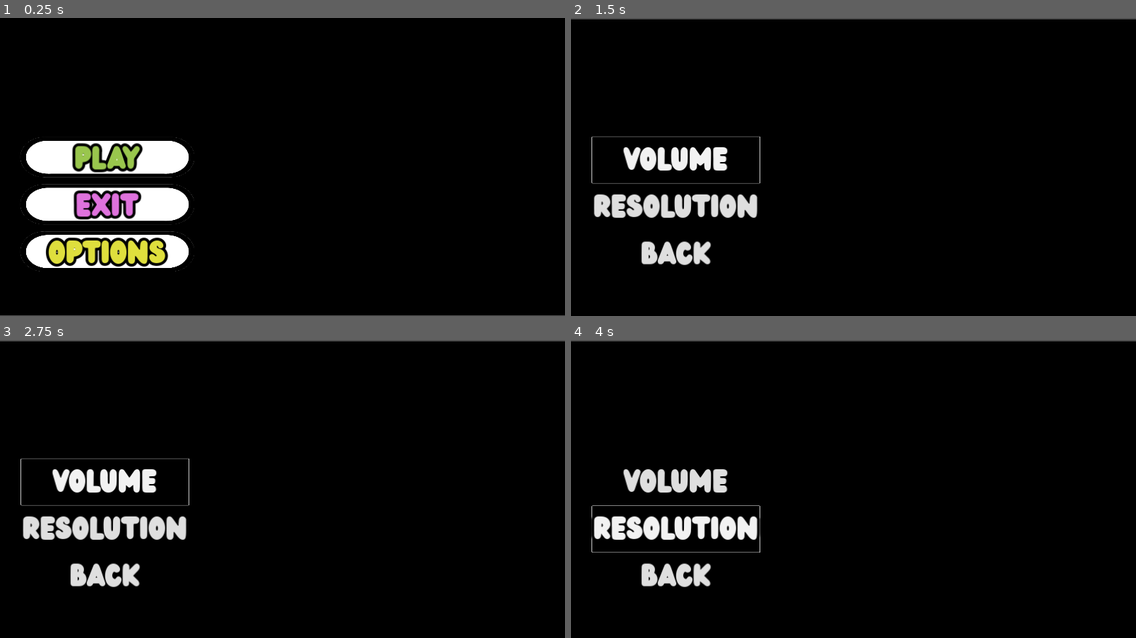
Above: before the commit, frames 1-4 (two rows, left to right).
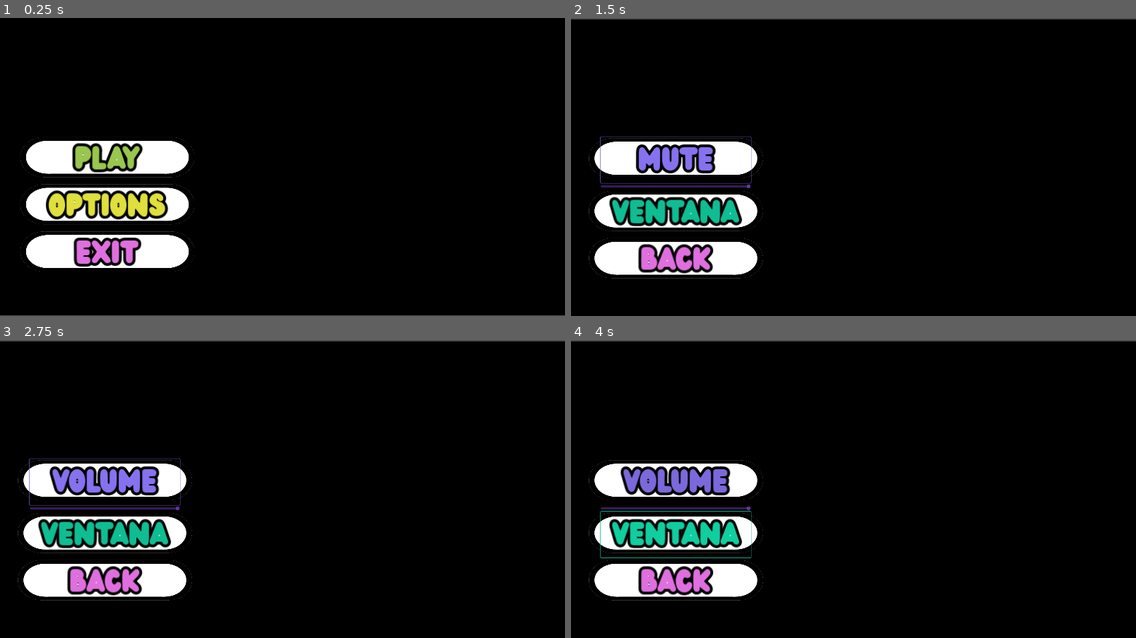
Above: after the commit, the same moments.

Repository: pablo4licante/gamejam-25
Game: Godot game, scene res://menu/src_menu.tscn
Two runs of this game, one before a commit and one after it. Both use one fixed random seed, a clock stepped at 60 frames per second and the inputs below. Video files are missing from this copy of the repository; at most half a second of black plays in their place.
Inputs (mouse positions are in pixels of both pictures, inside the frame that each line leads up to):
- Up to frame 1 (0.25 s): no input
- Up to frame 2 (1.5 s): click "OPTIONS" at 0.5 s; click "VOLUME" at 1.25 s
- Up to frame 3 (2.75 s): click "VOLUME" (after the commit: "MUTE") at 2 s
- Up to frame 4 (4 s): click (678, 527) at 2.75 s, where only the run before the commit has a clickable "RESOLUTION"; click (678, 533) at 3.5 s, where only the run after the commit has a clickable "FULL"

The runs differ from the first frame. In frame 1, 3.8% of the frame differs, in the area x 8-30%, y 57-84%; in frame 2, 8.9%, in the area x 3-34%, y 39-88%; in frame 3, 8.9%; in frame 4, 8.6%.

Commit message:
Menú:
Opciones del Menú: Navegación simplificada.
Paleta de Colores: Diseño coherente y atractivo.
Funcionalidad: Mejor rendimiento y usabilidad.
Barra de Volumen: Control de audio integrado.
Scripts para Botones: Respuestas rápidas y eficientes.

Diff:
--- a/menu/pompastic_lb.gd
+++ /dev/null
@@ -1,54 +0,0 @@
-extends Label
-
-var time: float = 0
-var shake_strength: float = 1.5
-var original_position: Vector2
-var original_scale: Vector2
-var tween: Tween
-
-func _ready() -> void:
-	original_position = position
-	original_scale = scale
-	start_animations()
-
-func start_animations() -> void:
-	tween = create_tween().set_loops()
-	tween.set_parallel(true)
-	tween.set_trans(Tween.TRANS_SINE)
-	tween.set_ease(Tween.EASE_IN_OUT)
-
-	# Secuencia de escala más elaborada
-	var sequence = [
-		original_scale * 1.25,  # 25% más grande
-		original_scale * 0.95,  # 5% más pequeño
-		original_scale * 1.15,  # 15% más grande
-		original_scale * 0.98,  # Casi normal
-		original_scale * 1.1    # 10% más grande
-	]
-
-	for target_scale in sequence:
-		tween.tween_property(self, "scale", target_scale, 1.5)  # 1.5 segundos cada cambio
-
-	# Rotación ondulante
-	tween.tween_property(self, "rotation_degrees", 4, 3.0)
-	tween.chain().tween_property(self, "rotation_degrees", -4, 3.0)
-	tween.chain().tween_property(self, "rotation_degrees", 0, 3.0)
-
-func _process(delta: float) -> void:
-	time += delta * 2.0  # Muy lento
-
-	# Movimiento ondulante más complejo
-	var shake_offset = Vector2(
-		sin(time) * cos(time * 0.5) * shake_strength,
-		cos(time * 0.7) * sin(time * 0.3) * shake_strength
-	)
-
-	position = original_position + shake_offset
-
-# Efecto adicional de color (opcional)
-func _add_color_effect() -> void:
-	var color_tween = create_tween().set_loops()
-
-	# Cambia sutilmente el brillo
-	color_tween.tween_property(self, "modulate", Color(1.1, 1.1, 1.1, 1), 2.0)
-	color_tween.tween_property(self, "modulate", Color(1, 1, 1, 1), 2.0)
--- /dev/null
+++ b/menu/script/Mute_Volum.gd
@@ -0,0 +1,30 @@
+extends Button
+
+# Variable para rastrear el estado del sonido
+var is_muted = false
+
+# Nodo del bus de audio (asumiendo que usamos el bus "Master")
+var master_bus = AudioServer.get_bus_index("Master")
+
+func _ready():
+	# Configuración inicial del texto del botón
+	_update_button_text()
+	# Conectar la señal pressed del botón a la función _on_button_pressed
+	pressed.connect(_on_button_pressed)
+
+func _on_button_pressed():
+	# Cambiar el estado de mute
+	is_muted = !is_muted
+
+	# Aplicar el mute al bus de audio
+	AudioServer.set_bus_mute(master_bus, is_muted)
+
+	# Actualizar el texto del botón
+	_update_button_text()
+
+func _update_button_text():
+	# Cambiar el texto según el estado
+	if is_muted:
+		text = "MUTE"
+	else:
+		text = "VOLUME"
--- /dev/null
+++ b/menu/script/button_windous.gd
@@ -0,0 +1,30 @@
+extends Button
+
+# Variable para rastrear el estado de pantalla completa
+var is_fullscreen = true
+
+func _ready():
+	# Configuración inicial del texto del botón
+	_update_button_text()
+	# Conectar la señal pressed del botón a la función _on_button_pressed
+	pressed.connect(_on_button_pressed)
+
+func _on_button_pressed():
+	# Alternar entre pantalla completa y modo ventana
+	is_fullscreen = !is_fullscreen
+
+	# Usar if normal en lugar del operador ternario
+	if is_fullscreen:
+		DisplayServer.window_set_mode(DisplayServer.WINDOW_MODE_FULLSCREEN)
+	else:
+		DisplayServer.window_set_mode(DisplayServer.WINDOW_MODE_WINDOWED)
+
+	# Actualizar el texto del botón
+	_update_button_text()
+
+func _update_button_text():
+	# Cambiar el texto según el estado
+	if is_fullscreen:
+		text = "VENTANA"
+	else:
+		text = "FULL"
--- /dev/null
+++ b/menu/script/h_slider_volume.gd
@@ -0,0 +1,22 @@
+extends Slider
+
+var master_bus = AudioServer.get_bus_index("Master")
+@onready var volume_label = $Label  # Asegúrate de tener un Label como hijo del slider
+
+func _ready():
+	min_value = -30
+	max_value = 0
+	step = 0.5
+
+	value = AudioServer.get_bus_volume_db(master_bus)
+	_update_volume_label(value)
+
+	value_changed.connect(_on_value_changed)
+
+func _on_value_changed(new_value):
+	AudioServer.set_bus_volume_db(master_bus, new_value)
+	_update_volume_label(new_value)
+
+func _update_volume_label(vol):
+	if volume_label:
+		volume_label.text = "Volumen: %d dB" % vol
--- /dev/null
+++ b/menu/src_menu.gd
@@ -0,0 +1,9 @@
+extends Control
+
+# Called when the node enters the scene tree for the first time.
+func _ready() -> void:
+	DisplayServer.window_set_mode(DisplayServer.WINDOW_MODE_FULLSCREEN)
+
+# Called every frame. 'delta' is the elapsed time since the previous frame.
+func _process(delta: float) -> void:
+	pass
--- a/menu/src_menu.tscn
+++ b/menu/src_menu.tscn
@@ -1,16 +1,73 @@
-[gd_scene load_steps=11 format=3 uid="uid://b13n4xvr2ka2r"]
+[gd_scene load_steps=12 format=3 uid="uid://b13n4xvr2ka2r"]
 
+[ext_resource type="Script" path="res://menu/src_menu.gd" id="1_4cere"]
 [ext_resource type="Script" path="res://menu/script/button_play.gd" id="1_5mvi7"]
 [ext_resource type="FontFile" uid="uid://qicc4vvx1k2c" path="res://menu/fonts/Wedges.ttf" id="1_haafw"]
 [ext_resource type="VideoStream" path="res://menu/UI/interfaz_animada_sin_botones.ogv" id="1_kfrcb"]
 [ext_resource type="Script" path="res://menu/script/button_exit.gd" id="2_s6cea"]
-[ext_resource type="Script" path="res://menu/pompastic_lb.gd" id="3_3on6g"]
 [ext_resource type="Texture2D" uid="uid://3g88ljqye5i1" path="res://menu/UI/boton.png" id="3_pmu4n"]
 [ext_resource type="Script" path="res://menu/script/button_options.gd" id="3_xjdjr"]
 
 [sub_resource type="CanvasItemMaterial" id="CanvasItemMaterial_or572"]
 resource_name = "blanco_butt"
 light_mode = 1
+
+[sub_resource type="GDScript" id="GDScript_xe8tb"]
+script/source = "extends Label
+
+var time: float = 0
+var shake_strength: float = 1.5
+var original_position: Vector2
+var original_scale: Vector2
+var tween: Tween
+
+func _ready() -> void:
+	original_position = position
+	original_scale = scale
+	start_animations()
+
+func start_animations() -> void:
+	tween = create_tween().set_loops()
+	tween.set_parallel(true)
+	tween.set_trans(Tween.TRANS_SINE)
+	tween.set_ease(Tween.EASE_IN_OUT)
+
+	# Secuencia de escala más elaborada
+	var sequence = [
+		original_scale * 1.25,  # 25% más grande
+		original_scale * 0.95,  # 5% más pequeño
+		original_scale * 1.15,  # 15% más grande
+		original_scale * 0.98,  # Casi normal
+		original_scale * 1.1    # 10% más grande
+	]
+
+	for target_scale in sequence:
+		tween.tween_property(self, \"scale\", target_scale, 1.5)  # 1.5 segundos cada cambio
+
+	# Rotación ondulante
+	tween.tween_property(self, \"rotation_degrees\", 4, 3.0)
+	tween.chain().tween_property(self, \"rotation_degrees\", -4, 3.0)
+	tween.chain().tween_property(self, \"rotation_degrees\", 0, 3.0)
+
+func _process(delta: float) -> void:
+	time += delta * 2.0  # Muy lento
+
+	# Movimiento ondulante más complejo
+	var shake_offset = Vector2(
+		sin(time) * cos(time * 0.5) * shake_strength,
+		cos(time * 0.7) * sin(time * 0.3) * shake_strength
+	)
+
+	position = original_position + shake_offset
+
+# Efecto adicional de color (opcional)
+func _add_color_effect() -> void:
+	var color_tween = create_tween().set_loops()
+
+	# Cambia sutilmente el brillo
+	color_tween.tween_property(self, \"modulate\", Color(1.1, 1.1, 1.1, 1), 2.0)
+	color_tween.tween_property(self, \"modulate\", Color(1, 1, 1, 1), 2.0)
+"
 
 [sub_resource type="Theme" id="Theme_3j7aj"]
 
@@ -25,6 +82,7 @@
 anchor_bottom = 1.0
 grow_horizontal = 2
 grow_vertical = 2
+script = ExtResource("1_4cere")
 
 [node name="VideoStreamPlayer" type="VideoStreamPlayer" parent="."]
 layout_mode = 1
@@ -52,7 +110,7 @@
 theme_override_fonts/font = ExtResource("1_haafw")
 theme_override_font_sizes/font_size = 200
 text = "POMPASTIC"
-script = ExtResource("3_3on6g")
+script = SubResource("GDScript_xe8tb")
 
 [node name="VBoxContainer_botones" type="VBoxContainer" parent="."]
 layout_mode = 1
@@ -97,23 +155,6 @@
 scale = Vector2(1.0054, 0.760677)
 texture = ExtResource("3_pmu4n")
 
-[node name="Button_exit" type="Button" parent="VBoxContainer_botones"]
-self_modulate = Color(1, 0.509804, 0.988235, 1)
-layout_mode = 2
-theme_override_constants/outline_size = 40
-theme_override_fonts/font = ExtResource("1_haafw")
-theme_override_font_sizes/font_size = 100
-text = "EXIT"
-flat = true
-script = ExtResource("2_s6cea")
-
-[node name="F_Buton" type="Sprite2D" parent="VBoxContainer_botones/Button_exit"]
-show_behind_parent = true
-material = SubResource("CanvasItemMaterial_nip5o")
-position = Vector2(273, 76)
-scale = Vector2(1.0054, 0.760677)
-texture = ExtResource("3_pmu4n")
-
 [node name="Button_options" type="Button" parent="VBoxContainer_botones"]
 self_modulate = Color(1, 1, 0.27451, 1)
 layout_mode = 2
@@ -131,5 +172,22 @@
 scale = Vector2(1.0054, 0.760677)
 texture = ExtResource("3_pmu4n")
 
+[node name="Button_exit" type="Button" parent="VBoxContainer_botones"]
+self_modulate = Color(1, 0.498039, 1, 1)
+layout_mode = 2
+theme_override_constants/outline_size = 40
+theme_override_fonts/font = ExtResource("1_haafw")
+theme_override_font_sizes/font_size = 100
+text = "EXIT"
+flat = true
+script = ExtResource("2_s6cea")
+
+[node name="F_Buton" type="Sprite2D" parent="VBoxContainer_botones/Button_exit"]
+show_behind_parent = true
+material = SubResource("CanvasItemMaterial_nip5o")
+position = Vector2(273, 76)
+scale = Vector2(1.0054, 0.760677)
+texture = ExtResource("3_pmu4n")
+
+[connection signal="pressed" from="VBoxContainer_botones/Button_options" to="VBoxContainer_botones/Button_options" method="_on_pressed"]
 [connection signal="pressed" from="VBoxContainer_botones/Button_exit" to="VBoxContainer_botones/Button_exit" method="_on_pressed"]
-[connection signal="pressed" from="VBoxContainer_botones/Button_options" to="VBoxContainer_botones/Button_options" method="_on_pressed"]
--- a/menu/src_menu_options.tscn
+++ b/menu/src_menu_options.tscn
@@ -1,8 +1,15 @@
-[gd_scene load_steps=4 format=3 uid="uid://csajnuhojn4mp"]
+[gd_scene load_steps=9 format=3 uid="uid://csajnuhojn4mp"]
 
 [ext_resource type="VideoStream" path="res://menu/UI/interfaz_animada_sin_botones.ogv" id="1_gyifa"]
 [ext_resource type="Script" path="res://menu/script/button_atras.gd" id="1_hfhtf"]
 [ext_resource type="FontFile" uid="uid://qicc4vvx1k2c" path="res://menu/fonts/Wedges.ttf" id="2_ues3o"]
+[ext_resource type="Texture2D" uid="uid://3g88ljqye5i1" path="res://menu/UI/boton.png" id="3_3alv1"]
+[ext_resource type="Script" path="res://menu/script/Mute_Volum.gd" id="4_rfo1e"]
+[ext_resource type="Script" path="res://menu/script/h_slider_volume.gd" id="5_obx7p"]
+[ext_resource type="Script" path="res://menu/script/button_windous.gd" id="6_xld3q"]
+
+[sub_resource type="CanvasItemMaterial" id="CanvasItemMaterial_5rg2r"]
+light_mode = 1
 
 [node name="Menu" type="Control"]
 layout_mode = 3
@@ -24,6 +31,7 @@
 offset_left = 10.0
 offset_right = 11.0
 offset_bottom = 10.1599
+scale = Vector2(1.02367, 1.01154)
 stream = ExtResource("1_gyifa")
 autoplay = true
 expand = true
@@ -44,22 +52,47 @@
 grow_vertical = 2
 
 [node name="Button_volume" type="Button" parent="VBoxContainer_botones"]
+self_modulate = Color(0.551183, 0.46923, 0.982659, 1)
 layout_mode = 2
 theme_override_constants/outline_size = 40
 theme_override_fonts/font = ExtResource("2_ues3o")
 theme_override_font_sizes/font_size = 100
 text = "VOLUME"
 flat = true
+script = ExtResource("4_rfo1e")
 
-[node name="Button_resolution" type="Button" parent="VBoxContainer_botones"]
+[node name="F_Buton" type="Sprite2D" parent="VBoxContainer_botones/Button_volume"]
+show_behind_parent = true
+material = SubResource("CanvasItemMaterial_5rg2r")
+position = Vector2(273, 76)
+scale = Vector2(1.0054, 0.760677)
+texture = ExtResource("3_3alv1")
+
+[node name="HSlider" type="HSlider" parent="VBoxContainer_botones"]
+self_modulate = Color(0.513726, 0.254624, 0.806794, 1)
+layout_mode = 2
+step = 8.0
+script = ExtResource("5_obx7p")
+
+[node name="Button_Windous" type="Button" parent="VBoxContainer_botones"]
+self_modulate = Color(0.0659431, 0.848233, 0.658217, 1)
 layout_mode = 2
 theme_override_constants/outline_size = 40
 theme_override_fonts/font = ExtResource("2_ues3o")
 theme_override_font_sizes/font_size = 100
-text = "RESOLUTION"
+text = "WINDOUS"
 flat = true
+script = ExtResource("6_xld3q")
+
+[node name="F_Buton" type="Sprite2D" parent="VBoxContainer_botones/Button_Windous"]
+show_behind_parent = true
+material = SubResource("CanvasItemMaterial_5rg2r")
+position = Vector2(273, 76)
+scale = Vector2(1.0054, 0.760677)
+texture = ExtResource("3_3alv1")
 
 [node name="Button_atras" type="Button" parent="VBoxContainer_botones"]
+self_modulate = Color(1, 0.498039, 1, 1)
 layout_mode = 2
 theme_override_constants/outline_size = 40
 theme_override_fonts/font = ExtResource("2_ues3o")
@@ -69,5 +102,11 @@
 flat = true
 script = ExtResource("1_hfhtf")
 
-[connection signal="pressed" from="VBoxContainer_botones/Button_resolution" to="VBoxContainer_botones/Button_resolution" method="_on_pressed"]
+[node name="F_Buton" type="Sprite2D" parent="VBoxContainer_botones/Button_atras"]
+show_behind_parent = true
+material = SubResource("CanvasItemMaterial_5rg2r")
+position = Vector2(273, 76)
+scale = Vector2(1.0054, 0.760677)
+texture = ExtResource("3_3alv1")
+
 [connection signal="pressed" from="VBoxContainer_botones/Button_atras" to="VBoxContainer_botones/Button_atras" method="_on_pressed"]
